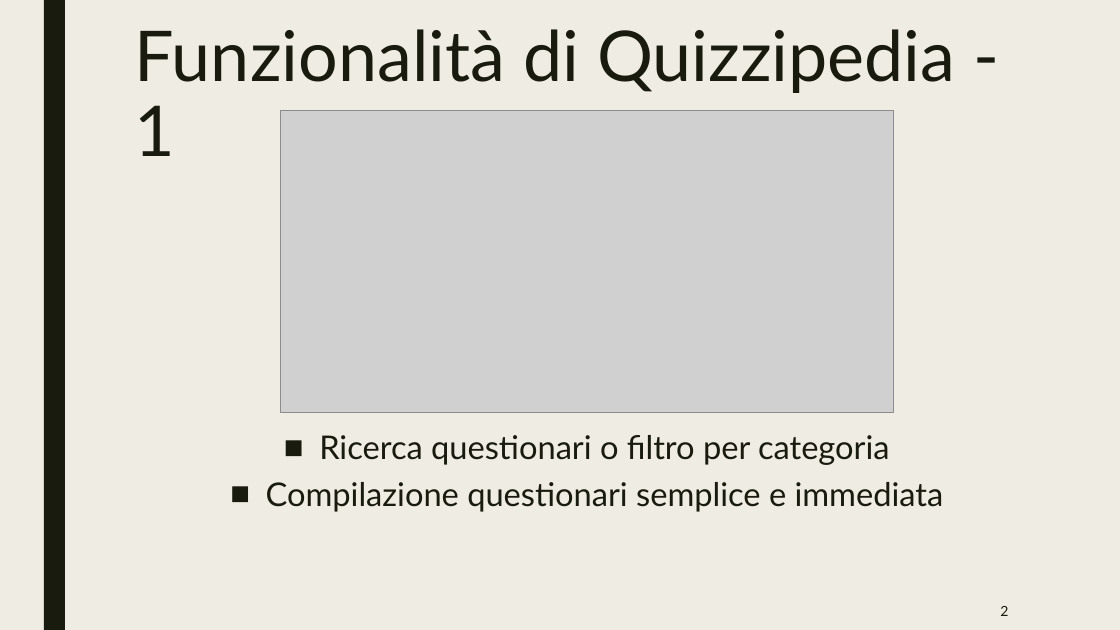
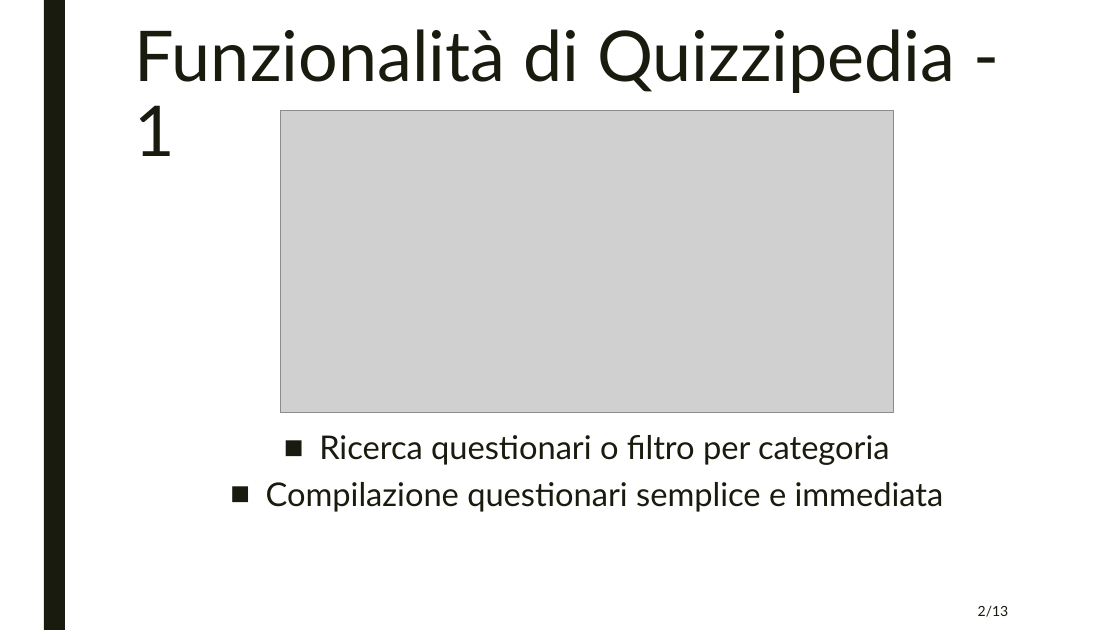
Before and after one commit to team404swe/Documenti, a slide deck: slide 3 of presentazione/RA/presentazioneRA.pptx. Drawn at 1120x630 pixels with LibreOffice and Linux fonts; fonts in the diff are those of the drawing; grey boxes stand for pictures. Boxes give left, top, right and bottom in pixels: in the first picture for what was removed or moved away, otherwise in the second. Text is boxed around its words. In the diff, an @@ line names an element or a change of style, - is before the commit and + after.

```diff
--- a/presentazione/RA/presentazioneRA.pptx
+++ b/presentazione/RA/presentazioneRA.pptx
@@ background #EFEDE3 to #FFFFFF @@
@@ page number at box(978, 606, 1009, 617): text changed @@
-2
+2/13
```
Also in this commit, not shown: 10 other slides changed, 3 slides added, 1 slide removed.
